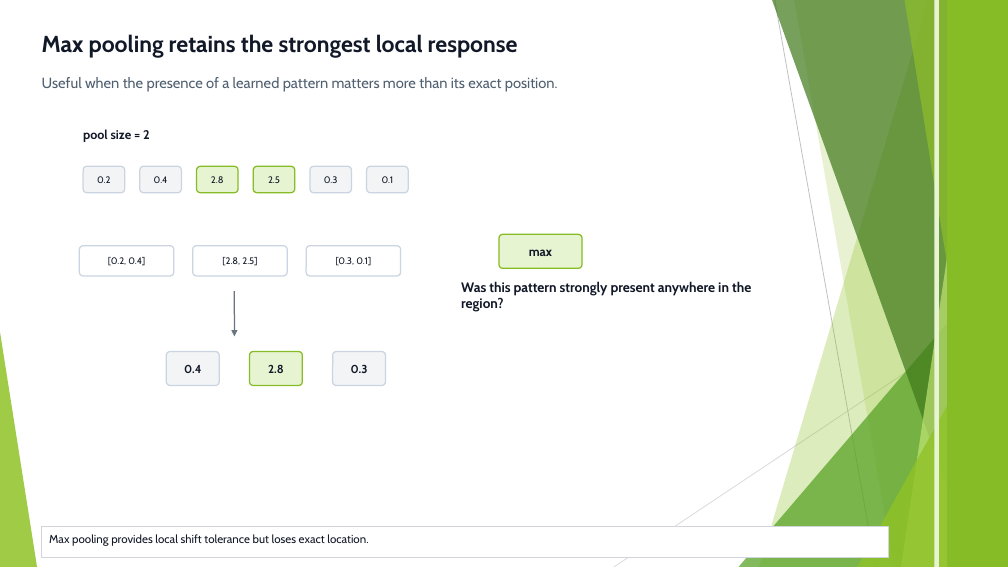
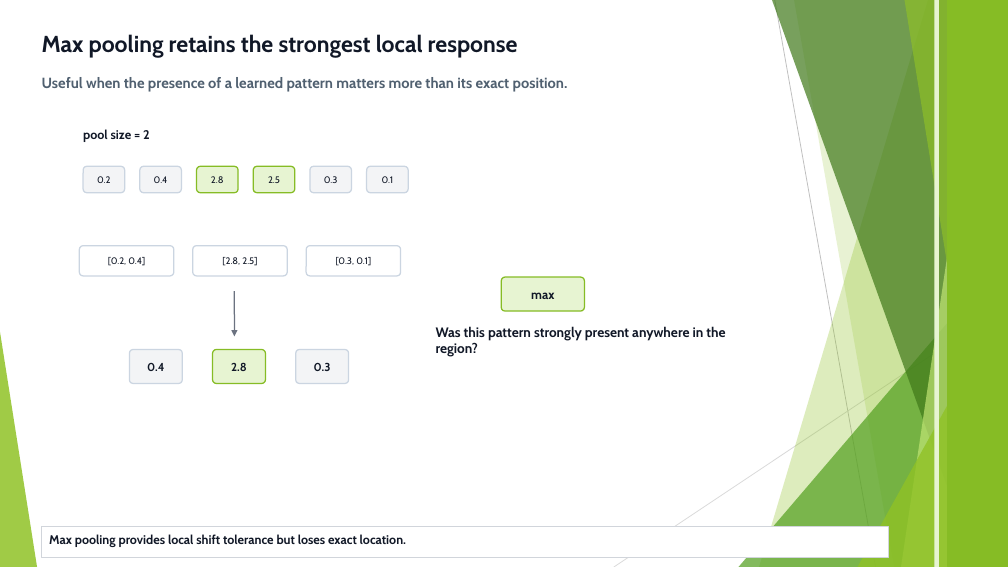
Before and after one commit to FranzGH/timeseries, a slide deck: slide 73 of Slides/05 CNNs.pptx. Drawn at 1008x567 pixels with LibreOffice and Linux fonts; fonts in the diff are those of the drawing. Boxes give left, top, right and bottom in pixels: in the first picture for what was removed or moved away, otherwise in the second. Text is boxed around its words. In the diff, an @@ line names an element or a change of style, - is before the commit and + after.

```diff
--- a/Slides/05 CNNs.pptx
+++ b/Slides/05 CNNs.pptx
@@ text "Useful when the presence of ..." at <box>42,77,568,92</box>: bold on @@
@@ rounded rectangle: place and size @@
-rounded rectangle at <box>499,234,582,268</box>
+rounded rectangle at <box>501,278,585,312</box>
@@ text "max": place and size @@
-text "max" at <box>529,249,552,256</box>
+text "max" at <box>531,292,554,299</box>
@@ text "Was this pattern strongly present ...": place and size @@
-text "Was this pattern strongly present ..." at <box>461,281,751,312</box>
+text "Was this pattern strongly present ..." at <box>436,326,725,357</box>
@@ rounded rectangle: place and size @@
-rounded rectangle at <box>166,352,219,386</box>
+rounded rectangle at <box>129,349,182,383</box>
@@ rounded rectangle: place and size @@
-rounded rectangle at <box>250,352,302,386</box>
+rounded rectangle at <box>212,349,265,383</box>
@@ rounded rectangle: place and size @@
-rounded rectangle at <box>333,352,386,386</box>
+rounded rectangle at <box>296,349,349,383</box>
@@ 3 texts: place and size @@
-3 texts at <box>184,364,368,373</box>
+3 texts at <box>147,362,331,371</box>
@@ text "Max pooling provides local shift ..." at <box>49,534,406,547</box>: size 11 to 12 pt, bold on @@
```
Also in this commit, not shown: 118 other slides changed, 3 slides added, 1 slide removed, 3 other files.
